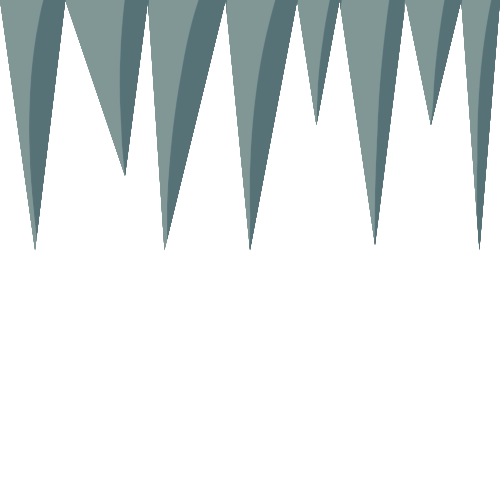
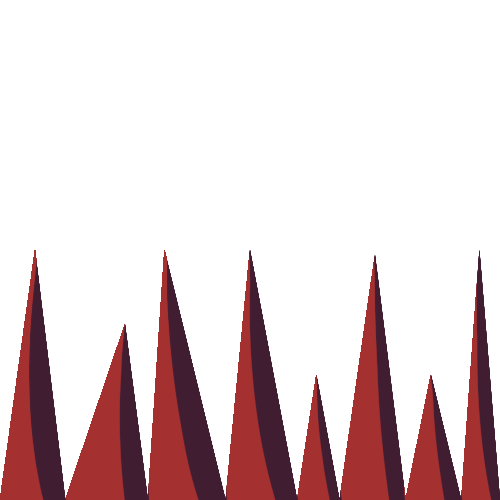
Layers edited between the first and the second 500×500 image:
added layer "Warstwa 4" above "Warstwa 2" over 0, 0, 500, 500
painted on "Warstwa 2", masked it over 0, 0, 492, 500
added layer "Warstwa 3" above "Warstwa 1" over 0, 0, 500, 500
painted on "Warstwa 1" over 0, 0, 500, 500
